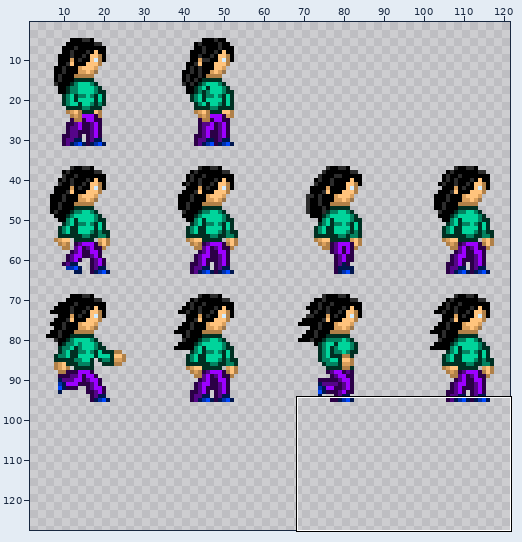
Two states of a sprite sheet, SomethingsWrong/SomethingsWrong/assets/Chars/jenny.png. The picture above shows the old version from afar; the outline marks the close-up.
Close-up. As it was:
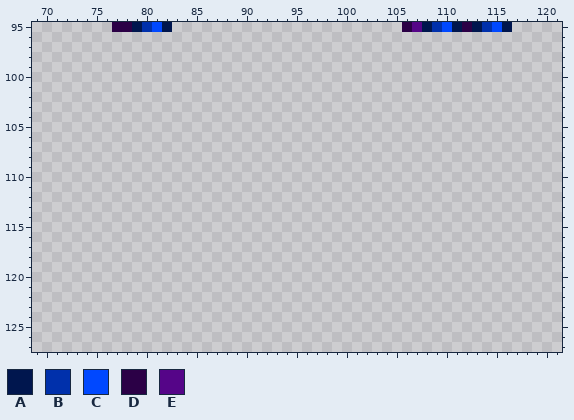
The file is 128x128 pixels. Shown: x 69..121, y 95..127. The wide view leaves out empty margins.
Palette (. is transparent): A #00164e  B #0030ab  C #0048ff  D #2b0046  E #550588
Pixels before, first column x 77:
95 DDABCA.......................DEABCADABCA
New version:
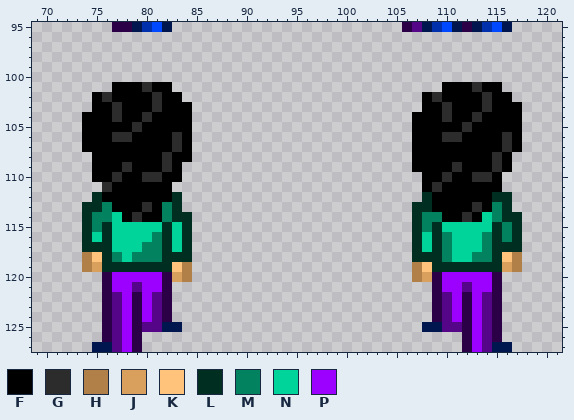
Colours new in this view: F #000000  G #2c2c2c  H #b08048  J #d99f5c  K #ffc37c  L #002f22  M #038260  N #00d49b  P #9c00ff
Diff:
Changed rows in their new state; - is an unchanged pixel.
first column x 74:
101 ---FFFGFF---------------------------FFFGFF--
102 -FGFFFFGFF------------------------FGFFFFGFF-
103 -FFGFFFGFFF-----------------------FFGFFFGFFF
104 FFFGFFGFFFF----------------------FFFGFFGFFFF
105 FFFFFGFFFFF----------------------FFFFFGFFFFF
106 FFFGGFFFFGF----------------------FFFGGFFFFGF
107 FFFFFFFFFGF----------------------FFFFFFFFFGF
108 -FFFFFFFGFF----------------------FFFFFFFFGF-
109 -FFFGFFFGF-----------------------FFFFGFFFGF-
110 -FFGFFGGFF------------------------FFGFFGGF--
111 --GFFFFFF-------------------------FGFFFFFF--
112 -LFFFFFFFL------------------------LFFFFFFLL-
113 LLMFFFGFML-----------------------LLFFFFGFML-
114 LMMNFGFFMLL----------------------LMMFFGFNMLL
115 LMLNNNNNLNL----------------------LMLNNNNNLML
116 LNLNNNNMLNL----------------------LNLMNNNMLML
117 LLLNNNMMLNL----------------------LNLMNNNMLLL
118 HKLMNMMMLLL----------------------LLLMNNMMLKH
119 HJLLLLLLLKH----------------------HKLLLLLLLJH
120 --DPPPPPDJH----------------------HJDPPPPPD--
121 --DPPEPPD--------------------------DPPEPPD--
122 --DEPDPED--------------------------DEPDPED--
123 --DEPDPED--------------------------DEPDPED--
124 --DEPDPED--------------------------DEPDPED--
125 --DEPDEEAA------------------------AAEEDPED--
126 --DEPD--------------------------------DPED--
127 -AAEPD--------------------------------DPEAA-
Where, in picture pixels (left, top, right, bottom), the same in both close-ups:
added: (82, 82, 192, 352)
added: (412, 82, 522, 352)
